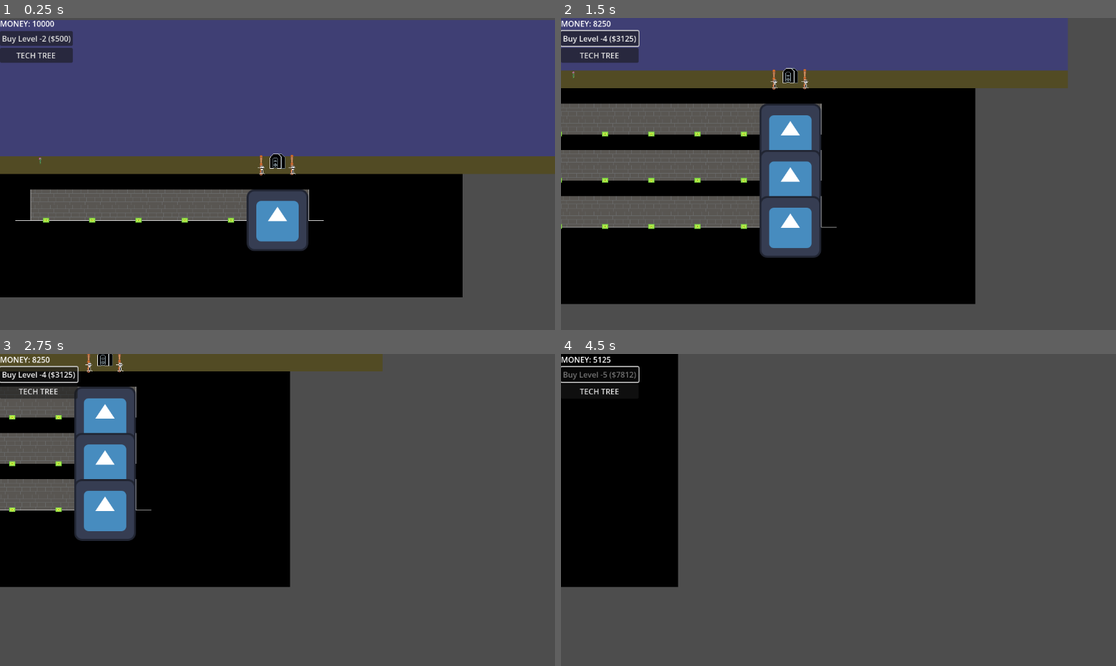
Above: before the commit, frames 1-4 (two rows, left to right).
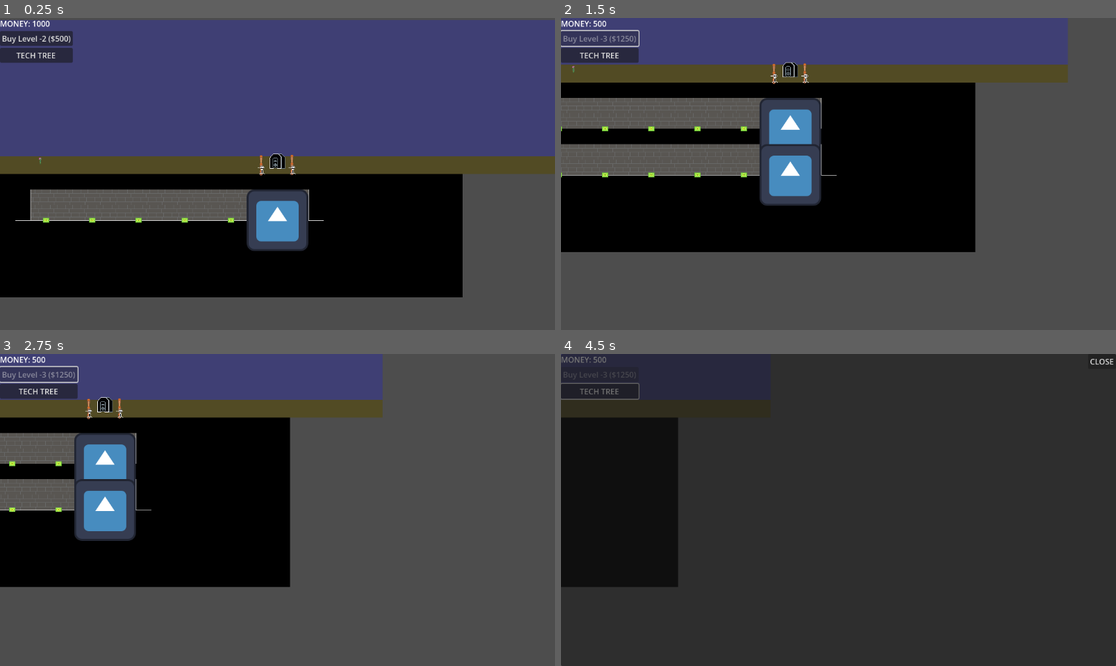
Above: after the commit, the same moments.

Repository: RomanPoschl/incremental-bunker-vs-zombies
Game: Godot game, scene res://game.tscn
Two runs of this game, one before a commit and one after it. Both use one fixed random seed, a clock stepped at 60 frames per second and the inputs below. The engine's default icon, where the game draws it, is replaced by a stand-in: a white triangle on a blue panel in a dark square.
Inputs (mouse positions are in pixels of both pictures, inside the frame that each line leads up to):
- Up to frame 1 (0.25 s): no input
- Up to frame 2 (1.5 s): click "Buy Level -2 ($500)" at 0.5 s; tap Enter at 1.25 s; move the mouse to (960, 158) at 1.27 s; hold Right (ui_right) from 1.28 s (still down); hold Shift from 1.28 s (still down); click (960, 158) at 1.42 s
- Up to frame 3 (2.75 s): release Right (ui_right) at 2 s; release Shift at 2 s; drag from (166, 525) to (249, 572) at 2.02 s
- Up to frame 4 (4.5 s): click "Buy Level -4 ($3125)" (after the commit: "TECH TREE") at 2.75 s; move the mouse to (894, 441) at 3.52 s; hold Right (ui_right) 3.53-4.25 s; tap Z at 3.6 s; drag from (810, 572) to (672, 463) at 4.27 s

The runs differ from the first frame. In frame 1, less than 0.1% of the frame differs, in the area x 9-10%, y 0-3%; in frame 2, 26%; in frame 3, 14%; in frame 4, 88%, in the area x 0-100%, y 0-100%.
Error before the commit: Invalid access to property or key 'grid_position' on a base object of type 'Resource (UpgradeData)'. (res://UI/tech_tree.gd:41)
Error after the commit: Invalid access to property or key 'prerequisite' on a base object of type 'Resource (UpgradeData)'. (res://UI/graph_container.gd:16)

Commit message:
meta upgrades

Diff:
--- a/Singletons/player_resources.gd
+++ b/Singletons/player_resources.gd
@@ -2,6 +2,7 @@
 
 @export var upgrade_definitions: Array[UpgradeData] = []
 var upgrade_data: Dictionary = {}
+var tech_tree_data: Dictionary = {}
 
 @export var all_ammo_types: Array[AmmoType] = []
 var ammo_db = {}
@@ -12,7 +13,8 @@
 @export var all_structure_types: Array[StructureType] = []
 var structure_db = {}
 
-var money: int = 10000
+var money: int = 0
+var research_points: int = 0
 
 var bunker_max_health: int = 100
 var bunker_health: int = 100
@@ -41,8 +43,16 @@
     for upgrade_res in upgrade_definitions:
         var runtime_copy: UpgradeData = upgrade_res.duplicate()
         runtime_copy.initialize()
-        upgrade_data[runtime_copy.upgrade_id] = runtime_copy
+
+        if runtime_copy is TechTreeUpgradeData:
+          tech_tree_data[runtime_copy.upgrade_id] = runtime_copy
+        else:
+          upgrade_data[runtime_copy.upgrade_id] = runtime_copy
         print("Loaded upgrade: %s" % runtime_copy.name)
+
+    load_game()
+    money = get_start_money()
+    print("Game Started. Money set to: %s (Base 500 + Bonus)" % money)
 
     for ammo in all_ammo_types:
         ammo_db[ammo.id] = ammo
@@ -55,6 +65,32 @@
     for structure in all_structure_types:
         structure_db[structure.id] = structure
         print("Loaded structure type: %s" % structure.id)
+
+    # --- DEBUG TEST ---
+    print("--- META SYSTEM CHECK ---")
+    print("Current Research Points: ", research_points)
+
+    # Give ourselves cheat points to test buying
+    research_points = 100
+    print("Cheated Points: ", research_points)
+
+    # Try to buy Trust Fund
+    print("Buying Trust Fund...")
+    purchase_upgrade("meta_start_money")
+
+    # Check if it worked
+    var trust_fund = upgrade_data["meta_start_money"]
+    print("Trust Fund Level: ", trust_fund.level)
+    print("Next Run Start Money: ", get_start_money()) # We need to make this function next!
+
+    # Try to buy Concrete
+    print("Buying meta_bunker_hp...")
+    purchase_upgrade("meta_bunker_hp")
+
+    # Check if it worked
+    var meta_bunker_hp = upgrade_data["meta_bunker_hp"]
+    print("meta_bunker_hp: ", meta_bunker_hp.level)
+    print("Next Run meta_bunker_hp: ", get_max_bunker_hp())
 
 func add_money(amount: int) -> void:
     money += amount
@@ -102,68 +138,136 @@
 
         Events.level_purchased.emit(new_y_pos)
 
+func is_upgrade_available(upgrade_id: String) -> bool:
+    if not upgrade_data.has(upgrade_id): return false
+    var data = upgrade_data[upgrade_id]
+
+    if data.prerequisite == null:
+        return true
+
+    var parent_id = data.prerequisite.upgrade_id
+    if upgrade_data.has(parent_id):
+        var parent_data = upgrade_data[parent_id]
+        return parent_data.level > 1
+
+    return false
+
+func has_ammo(ammo_id: String, amount: int) -> bool:
+    return global_ammo.get(ammo_id, 0) >= amount
+
+func get_perspective_scale(y_pos: float) -> float:
+    var start_y = SURFACE_GROUND_Y
+    var end_y = SURFACE_GROUND_Y - (ROW_COUNT * ROW_HEIGHT)
+
+    var t = inverse_lerp(start_y, end_y, y_pos)
+    t = clamp(t, 0.0, 1.0)
+
+    return lerp(MAX_SCALE, MIN_SCALE, t)
+
+func get_perspective_modulate(y_pos: float) -> Color:
+    var start_y = SURFACE_GROUND_Y
+    var end_y = SURFACE_GROUND_Y - (ROW_COUNT * ROW_HEIGHT)
+    var t = inverse_lerp(start_y, end_y, y_pos)
+
+    # Back rows get slightly darker (Fake Fog)
+    var gray = lerp(1.0, .8, t)
+    return Color(gray, gray, gray, 1.0)
+
 func get_upgrade_cost(upgrade_id: String) -> int:
     if not upgrade_data.has(upgrade_id): return 999999
 
     var data: UpgradeData = upgrade_data[upgrade_id]
-    var cost = data.base_cost * pow(data.cost_multiplier, data.level - 1)
-    return int(cost)
+    return data.get_cost(data.level)
 
 func purchase_upgrade(upgrade_id: String):
     if not upgrade_data.has(upgrade_id): return
-
     var data: UpgradeData = upgrade_data[upgrade_id]
 
+    # 1. Check Max Level
     if data.max_level != -1 and data.level >= data.max_level:
         print("Upgrade %s is already at max level!" % data.name)
         return
 
     var cost = get_upgrade_cost(upgrade_id)
-
-    if spend_money(cost):
+    var purchased = false
+
+    # 2. DECIDE CURRENCY BASED ON TYPE
+    if data is MetaUpgradeData:
+        # Meta Upgrades cost Research Points
+        if research_points >= cost:
+            research_points -= cost
+            purchased = true
+            # Auto-save when buying meta items
+            save_game()
+    else:
+        # Normal/Tech Upgrades cost Money
+        if spend_money(cost):
+            purchased = true
+
+    # 3. APPLY UPGRADE
+    if purchased:
         data.level += 1
 
+        # Recalculate Value
         if data.value_multiplier != 1.0:
             data.current_value *= data.value_multiplier
         if data.value_additive != 0.0:
             data.current_value += data.value_additive
 
         Events.upgrade_purchased.emit(upgrade_id, data.current_value)
-        print("Purchased %s. New value: %s" % [data.name, data.current_value])
+        print("Purchased %s (Lvl %s). New value: %s" % [data.name, data.level, data.current_value])
     else:
-        print("Not enough money for %s" % data.name)
-
-func is_upgrade_available(upgrade_id: String) -> bool:
-    if not upgrade_data.has(upgrade_id): return false
-    var data = upgrade_data[upgrade_id]
-
-    if data.prerequisite == null:
-        return true
-
-    var parent_id = data.prerequisite.upgrade_id
-    if upgrade_data.has(parent_id):
-        var parent_data = upgrade_data[parent_id]
-        return parent_data.level > 1
-
-    return false
-
-func has_ammo(ammo_id: String, amount: int) -> bool:
-    return global_ammo.get(ammo_id, 0) >= amount
-
-func get_perspective_scale(y_pos: float) -> float:
-    var start_y = SURFACE_GROUND_Y
-    var end_y = SURFACE_GROUND_Y - (ROW_COUNT * ROW_HEIGHT)
-
-    var t = inverse_lerp(start_y, end_y, y_pos)
-    t = clamp(t, 0.0, 1.0)
-
-    return lerp(MAX_SCALE, MIN_SCALE, t)
-
-func get_perspective_modulate(y_pos: float) -> Color:
-    var start_y = SURFACE_GROUND_Y
-    var end_y = SURFACE_GROUND_Y - (ROW_COUNT * ROW_HEIGHT)
-    var t = inverse_lerp(start_y, end_y, y_pos)
-
-    # Back rows get slightly darker (Fake Fog)
-    var gray = lerp(1.0, .8, t)
-    return Color(gray, gray, gray, 1.0)
+        print("Not enough currency for %s" % data.name)
+
+const SAVE_PATH = "user://savegame.json"
+
+func save_game():
+    var save_dict = {
+        "research_points": research_points,
+        "meta_levels": {}
+    }
+
+    for id in upgrade_data:
+        var data = upgrade_data[id]
+        if data is MetaUpgradeData:
+            save_dict["meta_levels"][id] = data.level
+
+    var file = FileAccess.open(SAVE_PATH, FileAccess.WRITE)
+    if file:
+        file.store_string(JSON.stringify(save_dict))
+        print("Game Saved.")
+
+func load_game():
+    if not FileAccess.file_exists(SAVE_PATH):
+        return # No save file
+
+    var file = FileAccess.open(SAVE_PATH, FileAccess.READ)
+    if file:
+        var json = JSON.new()
+        var parse_result = json.parse(file.get_as_text())
+        if parse_result == OK:
+            var data = json.get_data()
+            research_points = data.get("research_points", 0)
+            var loaded_levels = data.get("meta_levels", {})
+            for id in loaded_levels:
+                if upgrade_data.has(id):
+                    var upgrade = upgrade_data[id]
+                    upgrade.level = int(loaded_levels[id])
+                    upgrade.current_value = upgrade.base_value + (upgrade.value_additive * upgrade.level)
+                    print("Loaded Meta Upgrade %s at Level %s" % [id, upgrade.level])
+
+func start_new_run():
+    money = get_start_money()
+    bunker_health = get_max_bunker_hp()
+
+func get_start_money() -> int:
+    var base = 500 # Default
+    if upgrade_data.has("meta_start_money"):
+        base += int(upgrade_data["meta_start_money"].current_value)
+    return base
+
+func get_max_bunker_hp() -> int:
+    var base = 100
+    if upgrade_data.has("meta_bunker_hp"):
+        base += int(upgrade_data["meta_bunker_hp"].current_value)
+    return base
--- a/Singletons/player_resources.tscn
+++ b/Singletons/player_resources.tscn
@@ -6,7 +6,9 @@
 [ext_resource type="Resource" uid="uid://c63vdqn6q21j8" path="res://data/upgrades/structures/worker_capacity.tres" id="4_pic8m"]
 [ext_resource type="Resource" uid="uid://dnuku004k0fvs" path="res://data/upgrades/structures/production_speed.tres" id="5_pic8m"]
 [ext_resource type="Resource" uid="uid://drmtqe32cn71l" path="res://data/upgrades/structures/factory_inventory.tres" id="6_0p23n"]
+[ext_resource type="Resource" uid="uid://csv7j1g8miwpj" path="res://data/upgrades/meta/meta_start_money.tres" id="7_1wlbc"]
 [ext_resource type="Script" uid="uid://ciru7q4amrta4" path="res://data/ammo_type.gd" id="7_mfjce"]
+[ext_resource type="Resource" uid="uid://cph0tgo25h677" path="res://data/upgrades/meta/meta_bunker_hp.tres" id="8_bw0kd"]
 [ext_resource type="Resource" uid="uid://h1u1tmjy8yk3" path="res://data/ammo/basic_bullet.tres" id="8_r8gt5"]
 [ext_resource type="Resource" uid="uid://c8ouuea5b2dvt" path="res://data/ammo/freeze_bullet.tres" id="9_4vhns"]
 [ext_resource type="Script" uid="uid://b4578gmw4f8mp" path="res://data/factory_type.gd" id="10_1wlbc"]
@@ -17,7 +19,7 @@
 
 [node name="PlayerResources" type="Node"]
 script = ExtResource("1_ct01j")
-upgrade_definitions = Array[ExtResource("2_u8534")]([ExtResource("3_qck1h"), ExtResource("4_pic8m"), ExtResource("5_pic8m"), ExtResource("6_0p23n")])
+upgrade_definitions = Array[ExtResource("2_u8534")]([ExtResource("3_qck1h"), ExtResource("4_pic8m"), ExtResource("5_pic8m"), ExtResource("6_0p23n"), ExtResource("7_1wlbc"), ExtResource("8_bw0kd")])
 all_ammo_types = Array[ExtResource("7_mfjce")]([ExtResource("8_r8gt5"), ExtResource("9_4vhns")])
 all_factory_types = Array[ExtResource("10_1wlbc")]([ExtResource("11_bw0kd"), ExtResource("12_gsbrc")])
 all_structure_types = Array[ExtResource("13_4vhns")]([ExtResource("14_1wlbc")])
--- a/UI/tech_tree.gd
+++ b/UI/tech_tree.gd
@@ -34,8 +34,8 @@
     for child in graph_container.get_children():
         child.queue_free()
 
-    for id in PlayerResources.upgrade_data:
-        var data = PlayerResources.upgrade_data[id]
+    for id in PlayerResources.tech_tree_data:
+        var data = PlayerResources.tech_tree_data[id]
         var node = node_scene.instantiate() as Control
 
         var grid_pos = data.grid_position
--- a/data/meta_upgrade_data.gd
+++ b/data/meta_upgrade_data.gd
@@ -1 +1,4 @@
 class_name MetaUpgradeData extends UpgradeData
+
+func get_cost(current_level: int) -> int:
+    return int(base_cost + (current_level * cost_multiplier))
--- /dev/null
+++ b/data/upgrades/meta/meta_bunker_hp.tres
@@ -0,0 +1,16 @@
+[gd_resource type="Resource" script_class="MetaUpgradeData" load_steps=2 format=3 uid="uid://cph0tgo25h677"]
+
+[ext_resource type="Script" uid="uid://bncnjtn2k8mrq" path="res://data/meta_upgrade_data.gd" id="1_ng5as"]
+
+[resource]
+script = ExtResource("1_ng5as")
+upgrade_id = "meta_bunker_hp"
+name = "Reinforced Concrete"
+description = "Increases Bunker Health by +100."
+base_cost = 5
+cost_multiplier = 5.0
+base_value = 100.0
+value_multiplier = 0.0
+value_additive = 100.0
+max_level = 10
+metadata/_custom_type_script = "uid://bncnjtn2k8mrq"
--- a/data/upgrades/meta/meta_start_money.tres
+++ b/data/upgrades/meta/meta_start_money.tres
@@ -1,10 +1,19 @@
-[gd_resource type="Resource" script_class="UpgradeData" load_steps=2 format=3 uid="uid://csv7j1g8miwpj"]
+[gd_resource type="Resource" script_class="MetaUpgradeData" load_steps=3 format=3 uid="uid://csv7j1g8miwpj"]
 
-[ext_resource type="Script" uid="uid://cb07htxranda6" path="res://data/upgrade_data.gd" id="1_0jn7d"]
+[ext_resource type="Script" uid="uid://bncnjtn2k8mrq" path="res://data/meta_upgrade_data.gd" id="1_0jn7d"]
+
+[sub_resource type="PlaceholderTexture2D" id="PlaceholderTexture2D_tfqvu"]
 
 [resource]
 script = ExtResource("1_0jn7d")
+category = "meta_money"
 upgrade_id = "meta_start_money"
 name = "Trust fund"
+icon = SubResource("PlaceholderTexture2D_tfqvu")
 description = "Start round with {0} more money"
+base_cost = 10
+cost_multiplier = 10.0
+base_value = 500.0
+value_multiplier = 0.0
+value_additive = 500.0
 metadata/_custom_type_script = "uid://cb07htxranda6"
Not shown: 1 places in Singletons/player_resources.tscn that only renumber resources
Not shown, changed: addons/resources_spreadsheet_view/saved_state.json
